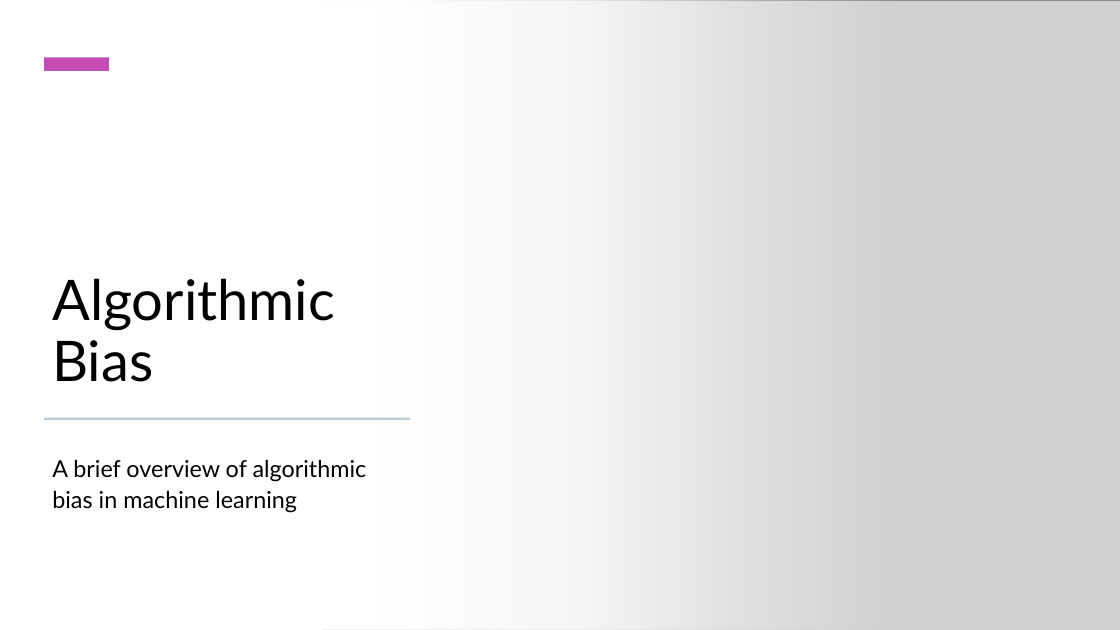
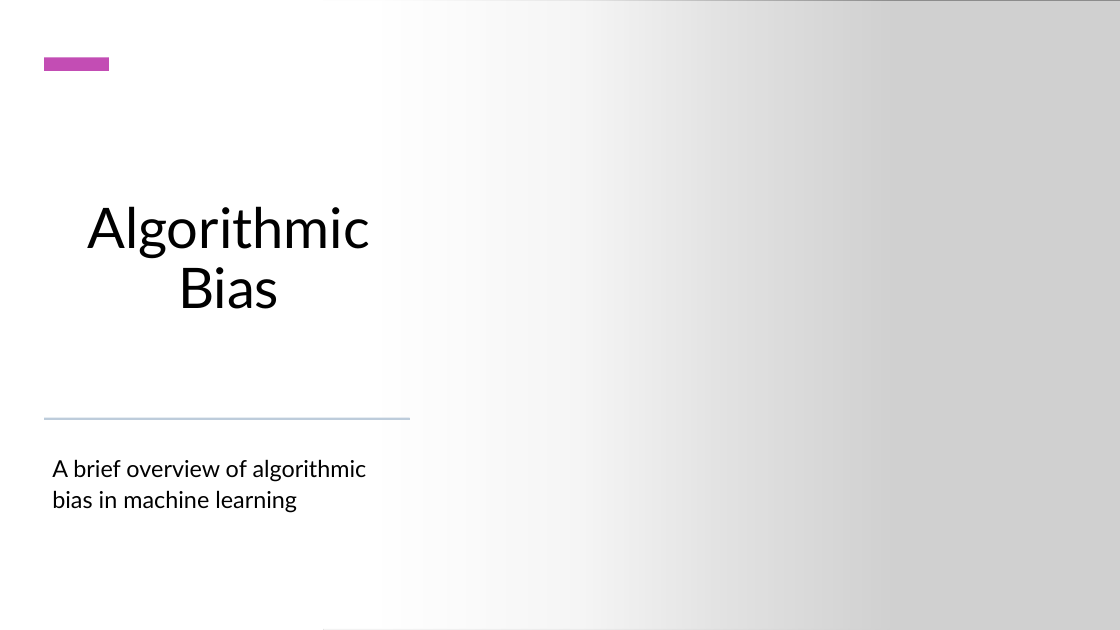
Before and after one commit to StephenCole19/Summer2020, a slide deck: slide 1 of soci2534/midterm/SOCIMidterm.pptx. Drawn at 1120x630 pixels with LibreOffice and Linux fonts; fonts in the diff are those of the drawing; grey boxes stand for pictures. Boxes give left, top, right and bottom in pixels: in the first picture for what was removed or moved away, otherwise in the second. Text is boxed around its words. In the diff, an @@ line names an element or a change of style, - is before the commit and + after.

```diff
--- a/soci2534/midterm/SOCIMidterm.pptx
+++ b/soci2534/midterm/SOCIMidterm.pptx
@@ title "Algorithmic Bias": place and size @@
-title "Algorithmic Bias" at (52, 278, 335, 382)
+title "Algorithmic Bias" at (87, 206, 370, 309)
@@ title "Algorithmic Bias" at (87, 206, 370, 309): alignment left to centre @@
```
Also in this commit, not shown: 3 other slides changed, 7 slides added, 9 slides removed, 16 other files.
